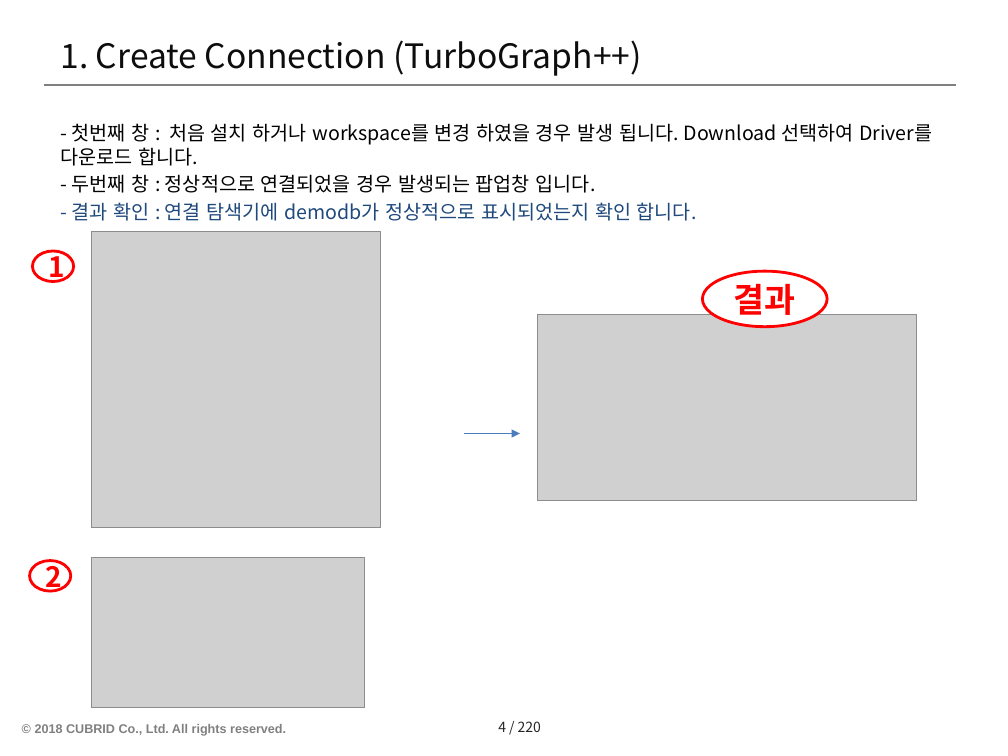
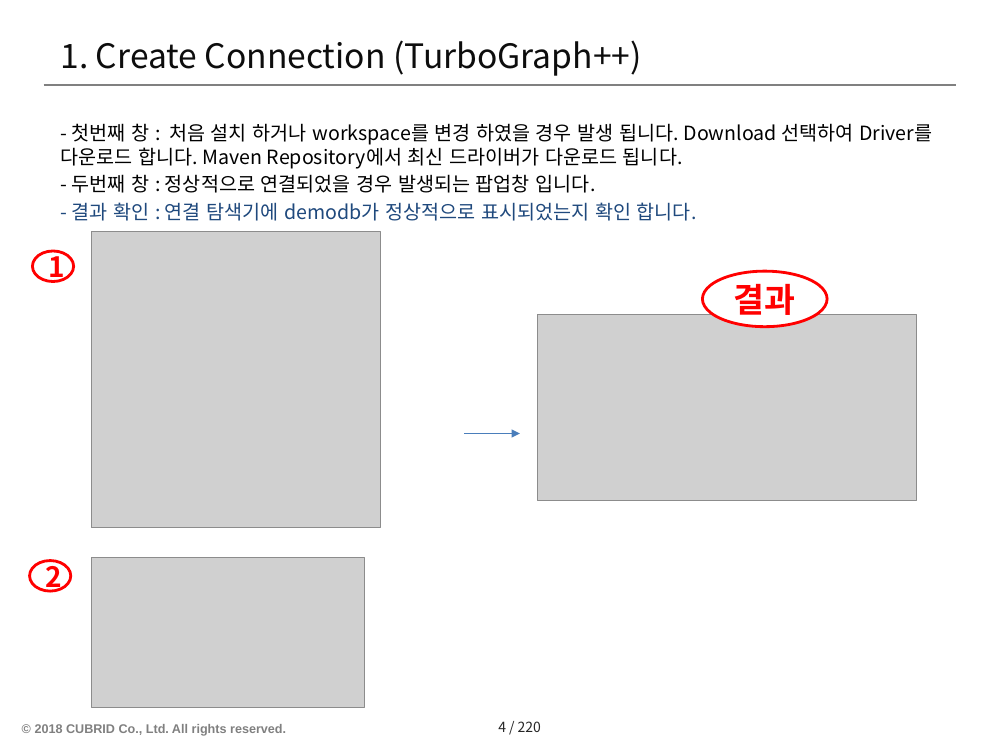
Before and after one commit to postech-dblab-iitp/visual-tool, a slide deck: slide 5 of ViT_docs/Test scenario-ViT/No.1-연결탐색기(Database Navigator).pptx. Drawn at 1008x756 pixels with LibreOffice and Linux fonts; fonts in the diff are those of the drawing; grey boxes stand for pictures; background and template pictures are left out. Boxes give left, top, right and bottom in pixels: in the first picture for what was removed or moved away, otherwise in the second. Text is boxed around its words. In the diff, an @@ line names an element or a change of style, - is before the commit and + after.

```diff
--- a/ViT_docs/Test scenario-ViT/No.1-연결탐색기(Database Navigator).pptx
+++ b/ViT_docs/Test scenario-ViT/No.1-연결탐색기(Database Navigator).pptx
@@ text at box(60, 123, 932, 169): text changed @@
-- 첫번째 창 : 처음 설치 하거나 workspace를 변경 하였을 경우 발생 됩니다. Download 선택하여 Driver를 다운로드 합니다.
+- 첫번째 창 : 처음 설치 하거나 workspace를 변경 하였을 경우 발생 됩니다. Download 선택하여 Driver를 다운로드 합니다. Maven Repository에서 최신 드라이버가 다운로드 됩니다.
```
Also in this commit, not shown: 1 slide removed, 6 other files.
